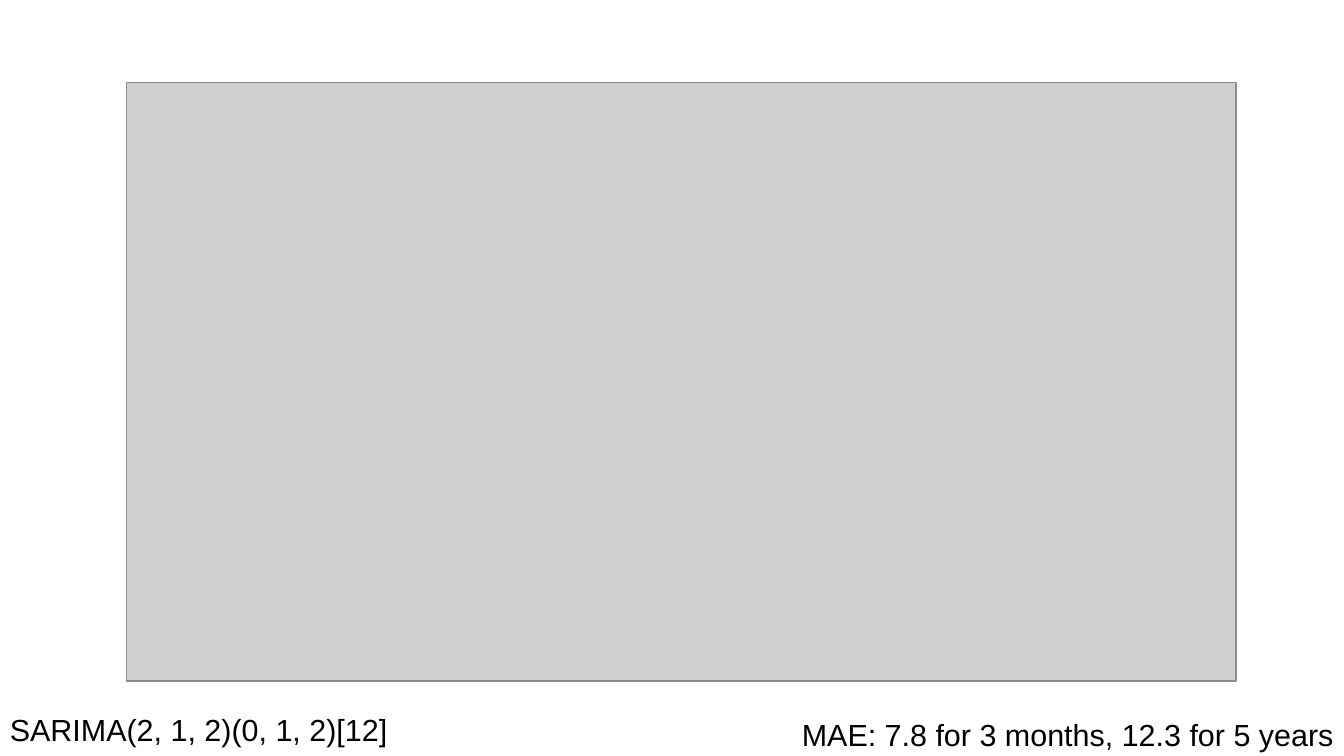
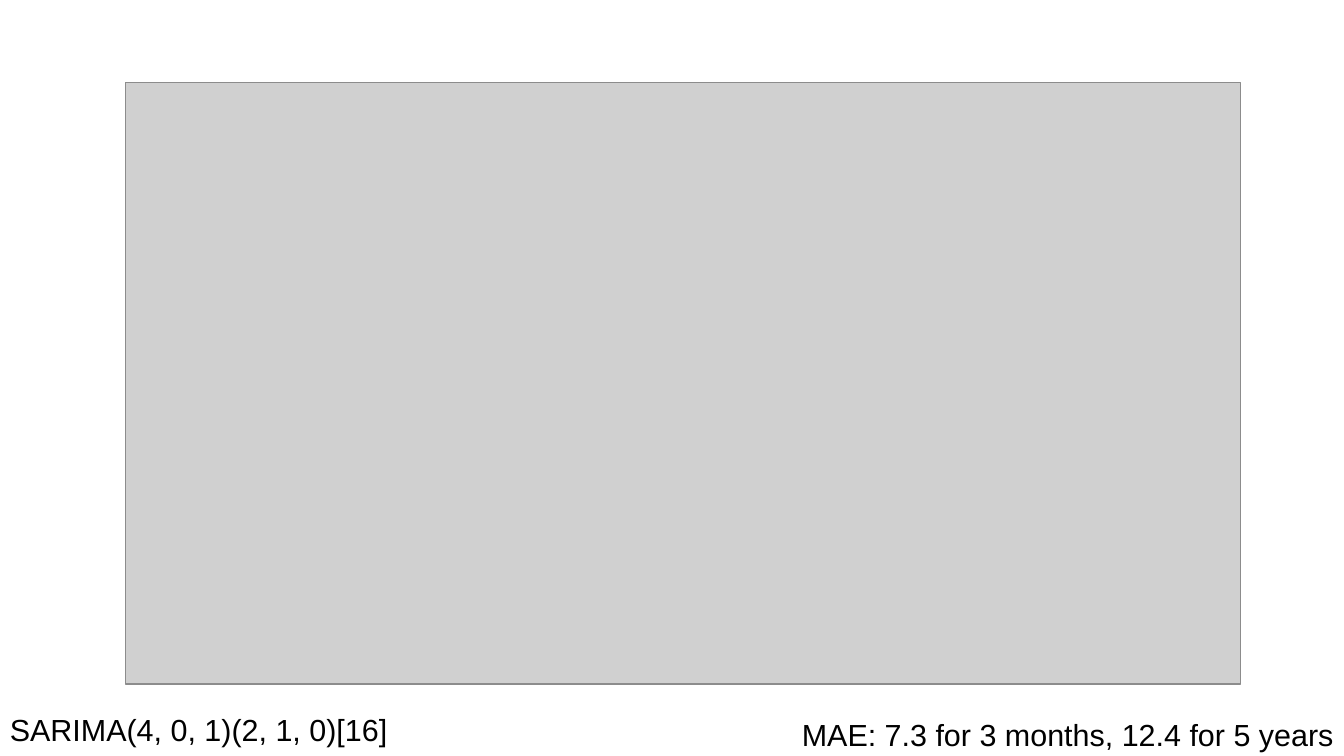
Before and after one commit to harrisonized/Predicting_Rent_Petitions_in_SF, a slide deck: slide 14 of predicting-petitions-in-sf-presentation.ppt. Drawn at 1344x756 pixels with LibreOffice and Linux fonts; fonts in the diff are those of the drawing; grey boxes stand for pictures. Boxes give left, top, right and bottom in pixels: in the first picture for what was removed or moved away, otherwise in the second. Text is boxed around its words. In the diff, an @@ line names an element or a change of style, - is before the commit and + after.

Commit message:
replacing some figures in ppt presentation

```diff
--- a/predicting-petitions-in-sf-presentation.ppt
+++ b/predicting-petitions-in-sf-presentation.ppt
@@ picture: place and size @@
-picture at box(126, 83, 1235, 682)
+picture at box(126, 83, 1242, 684)
@@ text at box(10, 719, 387, 747): text changed @@
-SARIMA(2, 1, 2)(0, 1, 2)[12]
+SARIMA(4, 0, 1)(2, 1, 0)[16]
@@ text at box(802, 724, 1333, 751): text changed @@
-MAE: 7.8 for 3 months, 12.3 for 5 years
+MAE: 7.3 for 3 months, 12.4 for 5 years
```
Also in this commit, not shown: 4 other slides changed, 1 other file.
